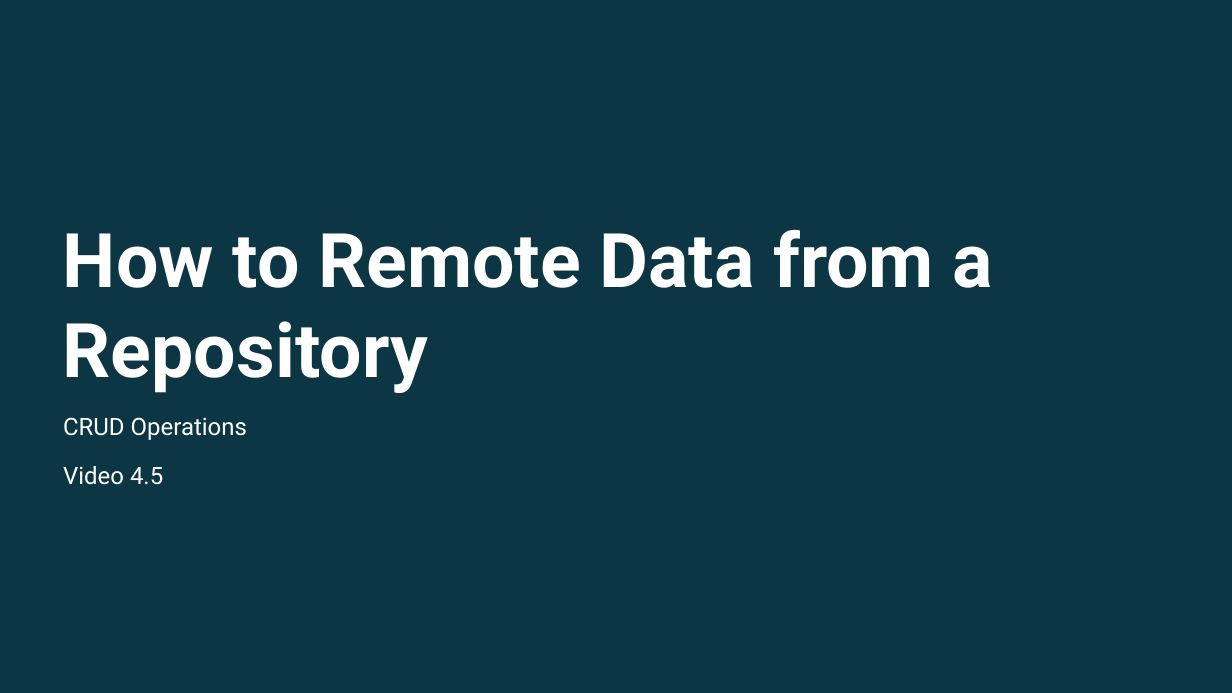
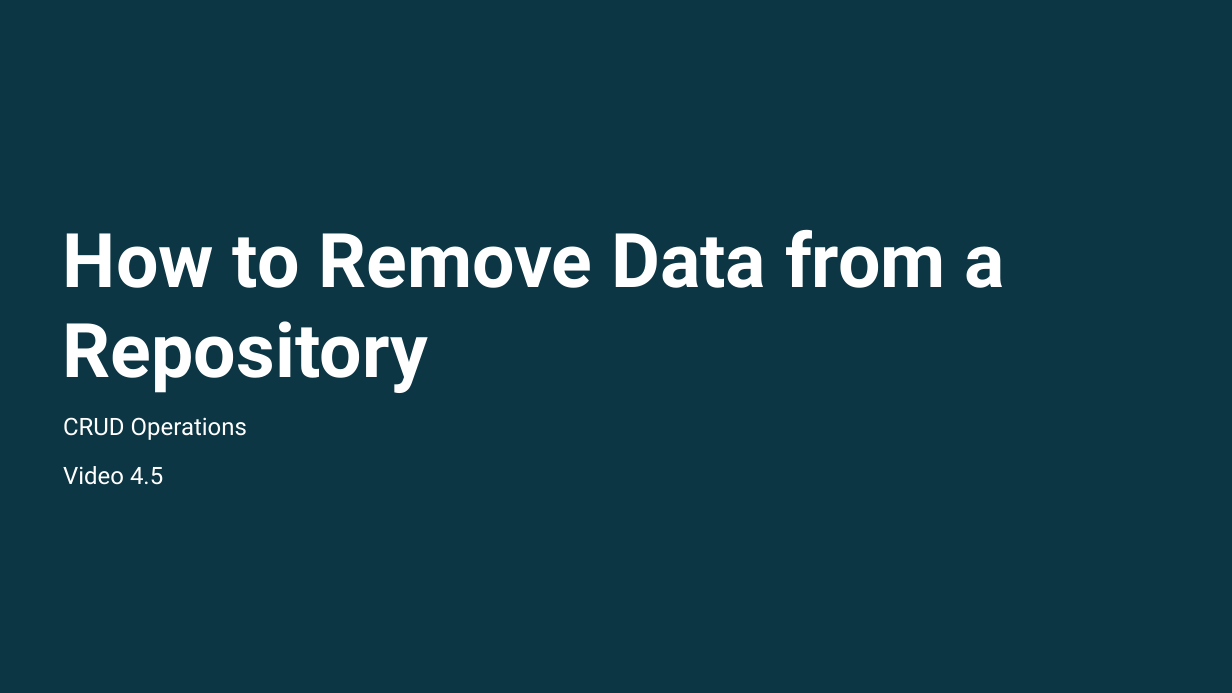
Before and after one commit to twalkerb/Entity-foundation-.NET-6, a slide deck: slide 15 of Sections/Section 4/Entity Fundamentals Using .NET 6_Section 4.pptx. Drawn at 1232x693 pixels with LibreOffice and Linux fonts; fonts in the diff are those of the drawing; background and template pictures are left out; a plain dark background stands for a picture behind light text. Boxes give left, top, right and bottom in pixels: in the first picture for what was removed or moved away, otherwise in the second. Text is boxed around its words. In the diff, an @@ line names an element or a change of style, - is before the commit and + after.

```diff
--- a/Sections/Section 4/Entity Fundamentals Using .NET 6_Section 4.pptx
+++ b/Sections/Section 4/Entity Fundamentals Using .NET 6_Section 4.pptx
@@ text at (63,229,1005,393): text changed @@
-How to Remote Data from a Repository
+How to Remove Data from a Repository
```
Also in this commit, not shown: 3 slides added, 11 slides removed, 17 other files.
